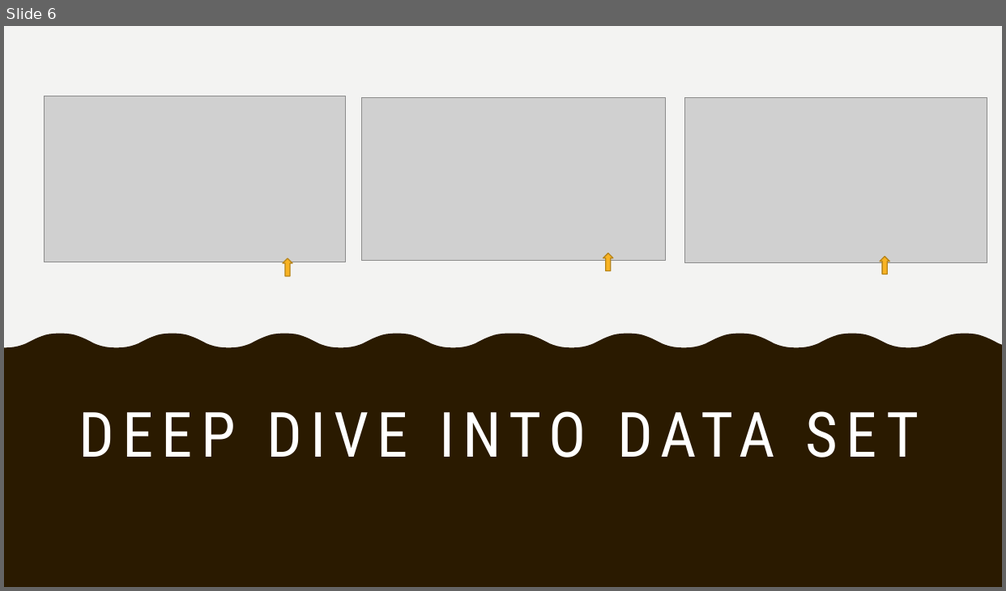
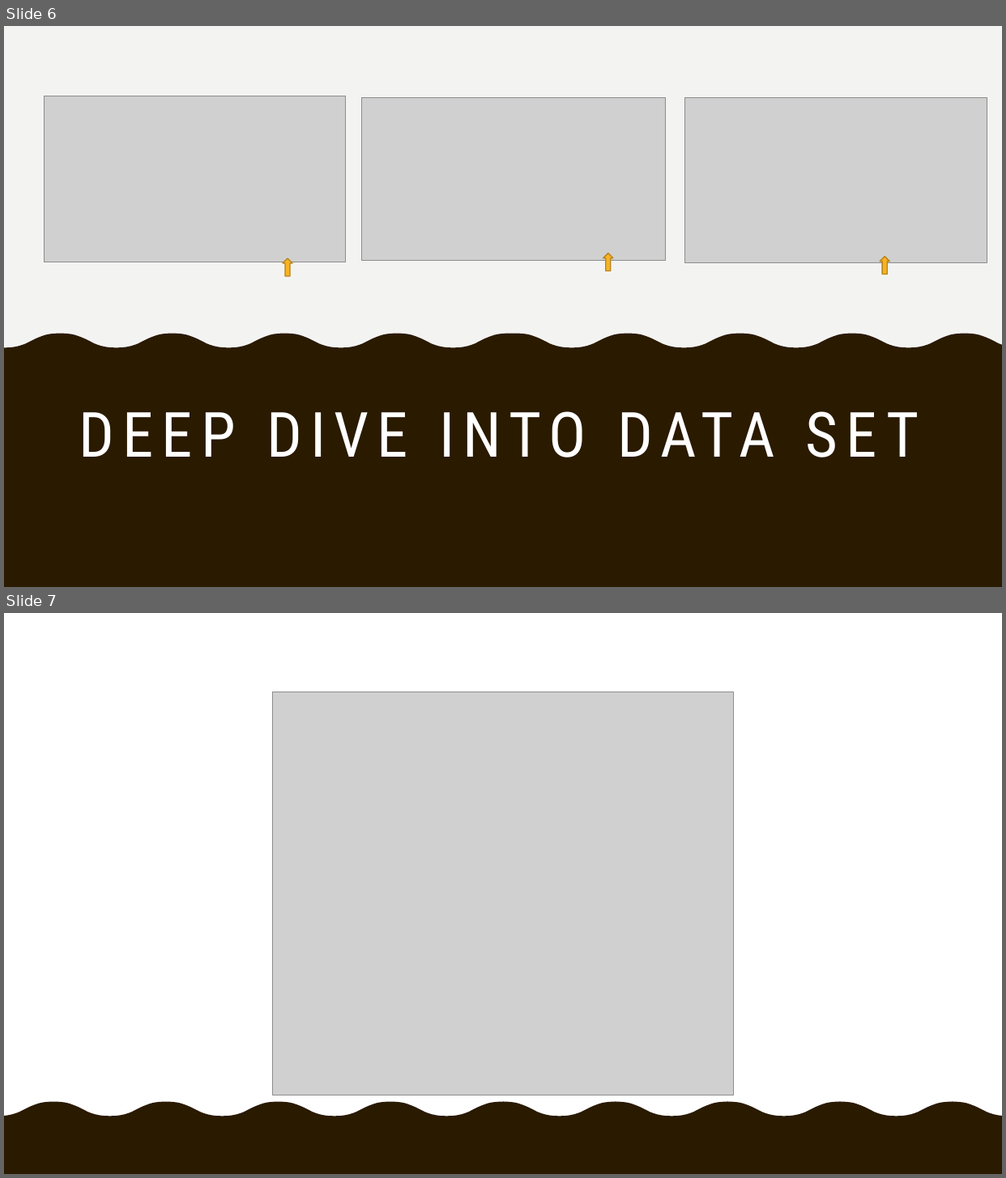
Before and after one commit to SyedFarman/Chicago_Traffic_Crashes, a slide deck: Slides.pptx. Shown one above the other, each under a label of ours: slide 6 before the commit, slides 6 and 7 after it. The pictures are 1006x591 and 1006x1178 pixels, drawn with LibreOffice and Linux fonts; fonts in the diff are those of the drawing; grey boxes stand for pictures. Boxes give left, top, right and bottom in pixels: in the first picture for what was removed or moved away, otherwise in the second. Text is boxed around its words. In the diff, an @@ line names an element or a change of style, - is before the commit and + after.

```diff
--- a/Slides.pptx
+++ b/Slides.pptx
@@ slide 7 added at (x1=4, y1=613, x2=1002, y2=1174), background #F3F3F2 @@
@@ freeform shape added at (x1=4, y1=613, x2=77, y2=1174), fill #2A1A00 @@
@@ rectangle added at (x1=4, y1=613, x2=1002, y2=1174), fill #FFFFFF @@
@@ rectangle added at (x1=978, y1=613, x2=1002, y2=1174), fill #F8B323 @@
@@ picture added at (x1=273, y1=692, x2=734, y2=1096) @@
@@ freeform shape added at (x1=4, y1=1102, x2=1002, y2=1174), fill #2A1A00 @@
```
Also in this commit, not shown: 1 slide changed, 6 other slides added, 1 slide removed, 8 other files.
